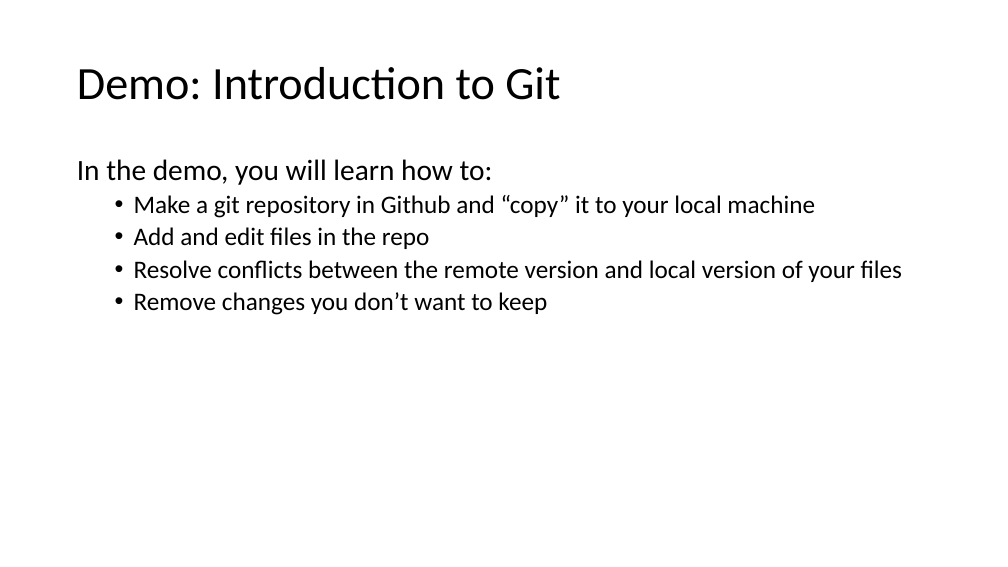
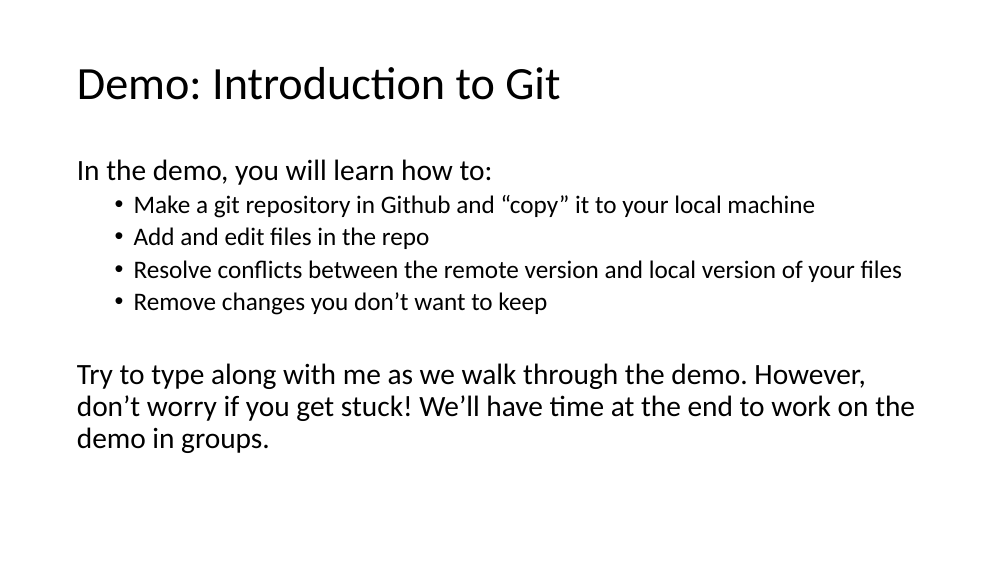
Before and after one commit to semaphoreP/codeastro, a slide deck: slide 4 of Day1/intro_to_git.pptx. Drawn at 1008x567 pixels with LibreOffice and Linux fonts; fonts in the diff are those of the drawing. Boxes give left, top, right and bottom in pixels: in the first picture for what was removed or moved away, otherwise in the second. Text is boxed around its words. In the diff, an @@ line names an element or a change of style, - is before the commit and + after.

```diff
--- a/Day1/intro_to_git.pptx
+++ b/Day1/intro_to_git.pptx
@@ text at [77, 363, 915, 453]: paragraph added @@
+Try to type along with me as we walk through the demo. However, don’t worry if you get stuck! We’ll have time at the end to work on the demo in groups.
```
Also in this commit, not shown: 1 other slide changed, 1 slide added.
